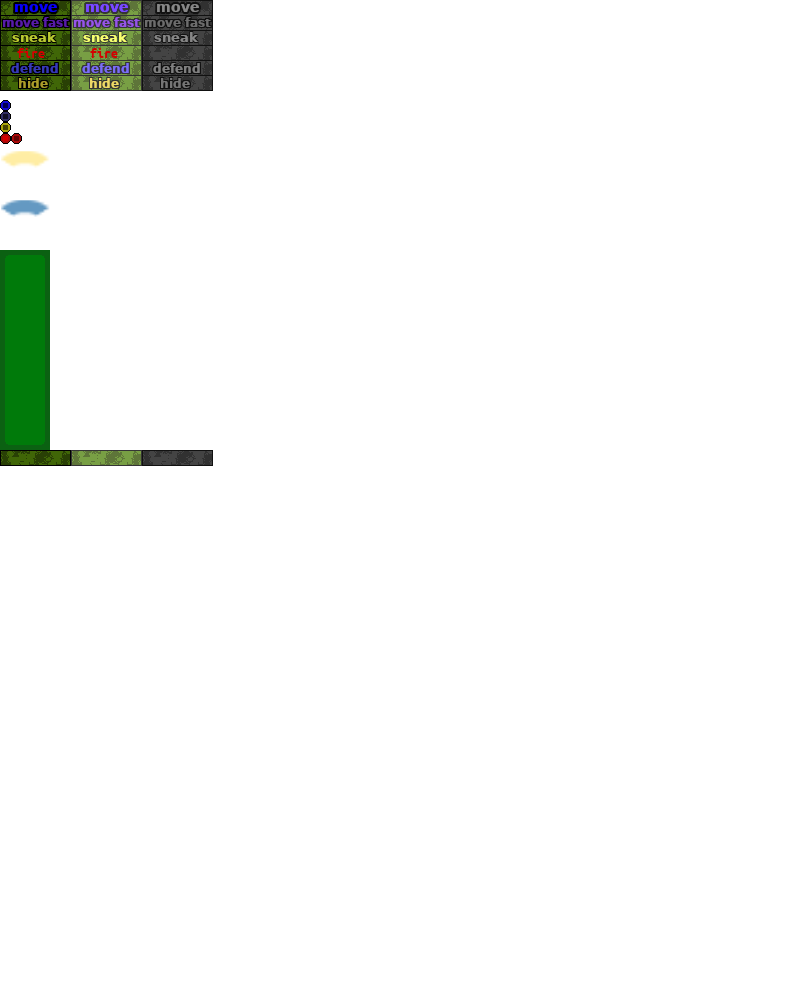
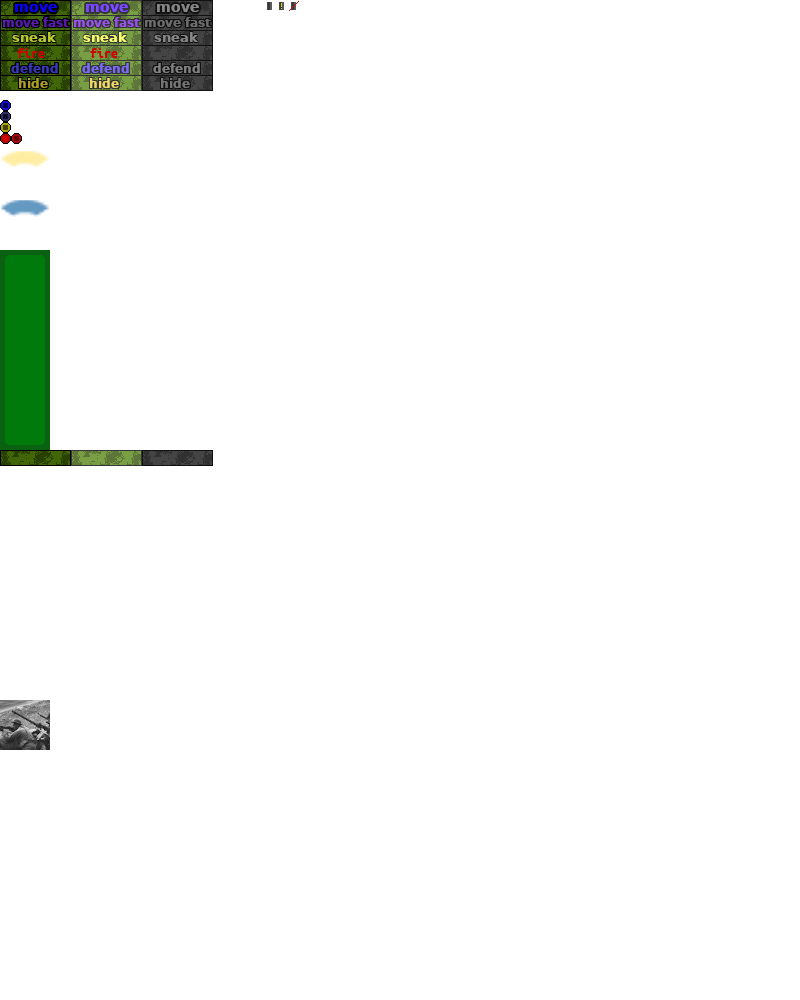
Layer changes from the first 800x1000 image to the second:
added layer "Calque copié" in group "buttons" over [0, 700, 50, 750]
painted on "generic_button" over [267, 1, 299, 11]
